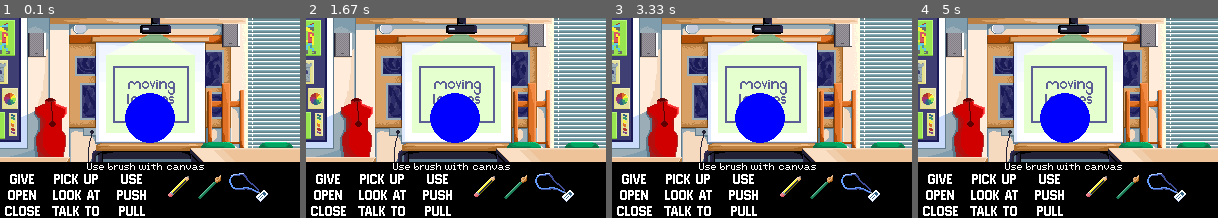
Above: before the commit, frames 1-4 (left to right).
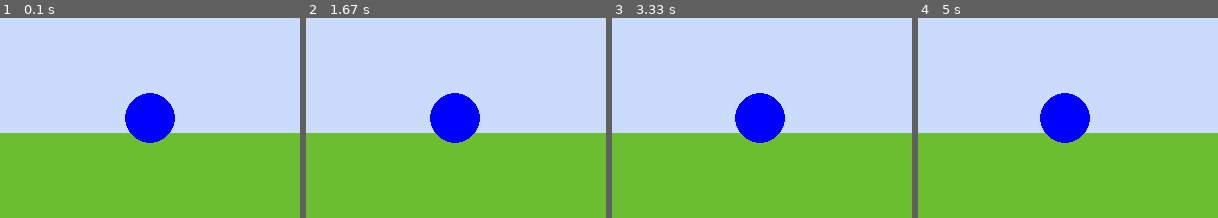
Above: after the commit, the same moments.

Repository: RachelRTaylor/PyGameTest
Game: pygame game, started from main.py
The game is run twice, just before and just after one commit, with the same random seed, the same clock (stepped at 60 frames per second) and the same inputs.
Inputs:
- Up to frame 1 (0.1 s): no input
- Up to frame 2 (1.67 s): hold Left from 1.33 s (still down)
- Up to frame 3 (3.33 s): release Left at 1.87 s
- Up to frame 4 (5 s): no input

The runs differ from the first frame. In frame 1, 96% of the frame differs, in the area x 0-100%, y 0-100%; in frame 2, 96%; in frame 3, 96%; in frame 4, 96%.

Commit message:
Changed background

Diff:
--- a/main.py
+++ b/main.py
@@ -4,7 +4,7 @@
 
 # Set up the drawing window
 screen = pygame.display.set_mode([300, 200])
-pth = r'C:\Users\rache\OneDrive\Documents\pixcel art\thing2.png'
+pth = r'C:\code\GitHub\PyGameTest\Background.png'
 bg = pygame.image.load(pth)
 
 
Binary file added: Background.png
